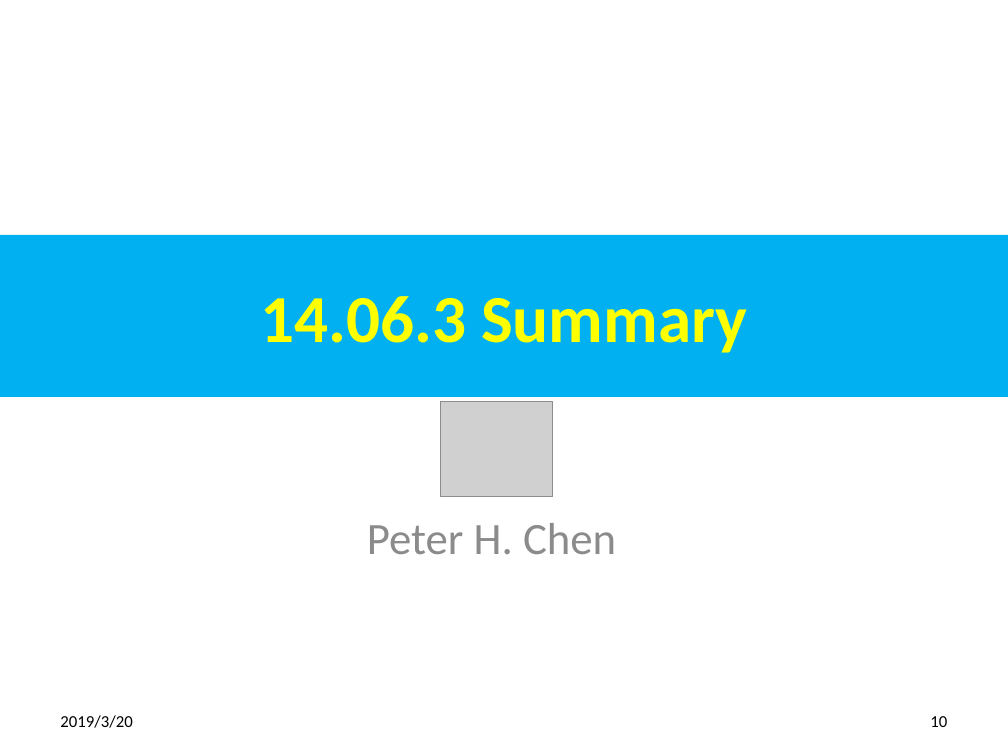
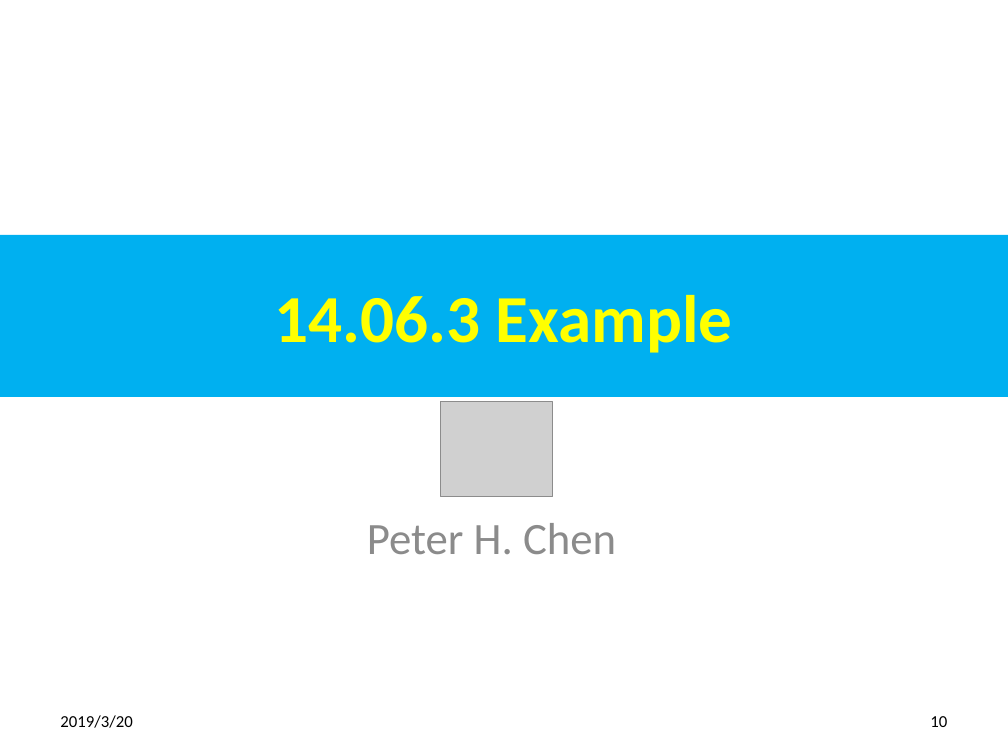
Before and after one commit to peterhchen/100-Java-Topic, a slide deck: slide 10 of 14_01_13_CollectionGeneric/ch1406_LinkedArrayList/15_01_14.06_LinkedArrayList.pptx. Drawn at 1008x756 pixels with LibreOffice and Linux fonts; fonts in the diff are those of the drawing; grey boxes stand for pictures. Boxes give left, top, right and bottom in pixels: in the first picture for what was removed or moved away, otherwise in the second. Text is boxed around its words. In the diff, an @@ line names an element or a change of style, - is before the commit and + after.

```diff
--- a/14_01_13_CollectionGeneric/ch1406_LinkedArrayList/15_01_14.06_LinkedArrayList.pptx
+++ b/14_01_13_CollectionGeneric/ch1406_LinkedArrayList/15_01_14.06_LinkedArrayList.pptx
@@ title at [275, 295, 733, 353]: text changed @@
-14.06.3 Summary
+14.06.3 Example
```
Also in this commit, not shown: 3 other slides changed, 1 other file.
